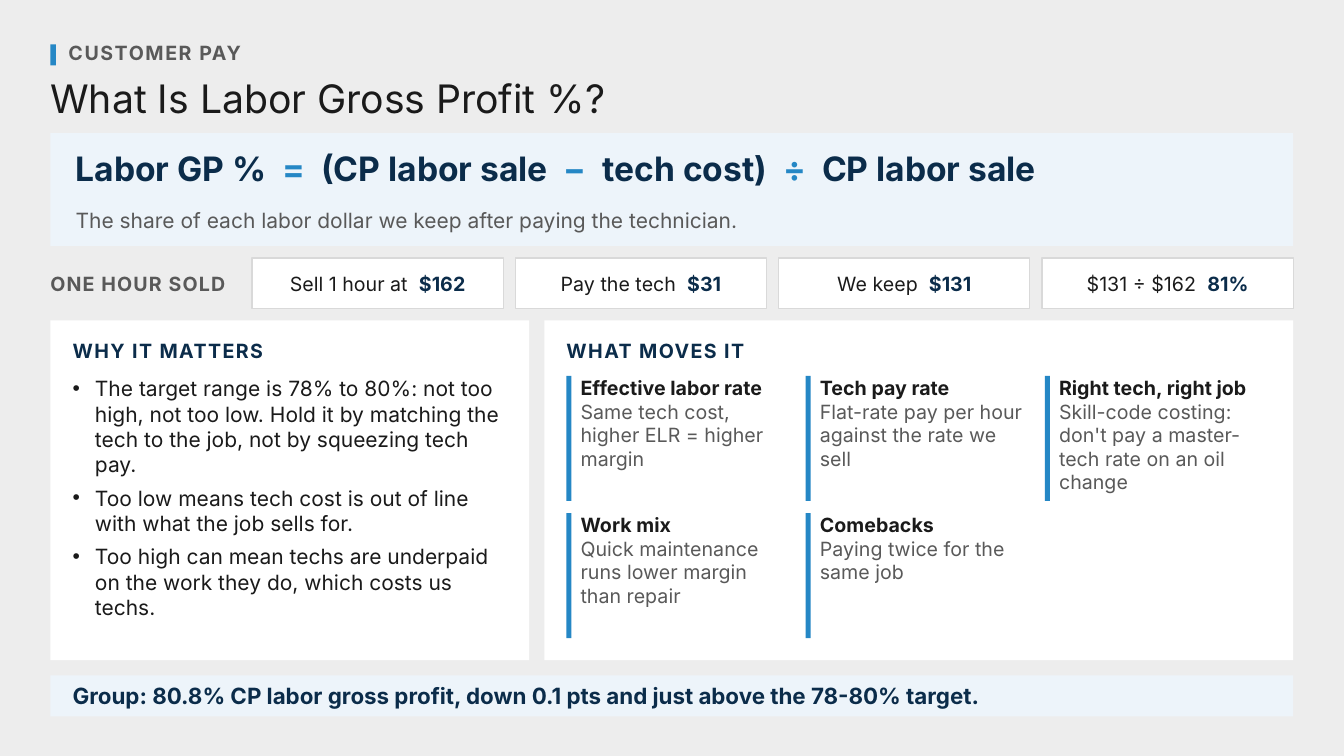
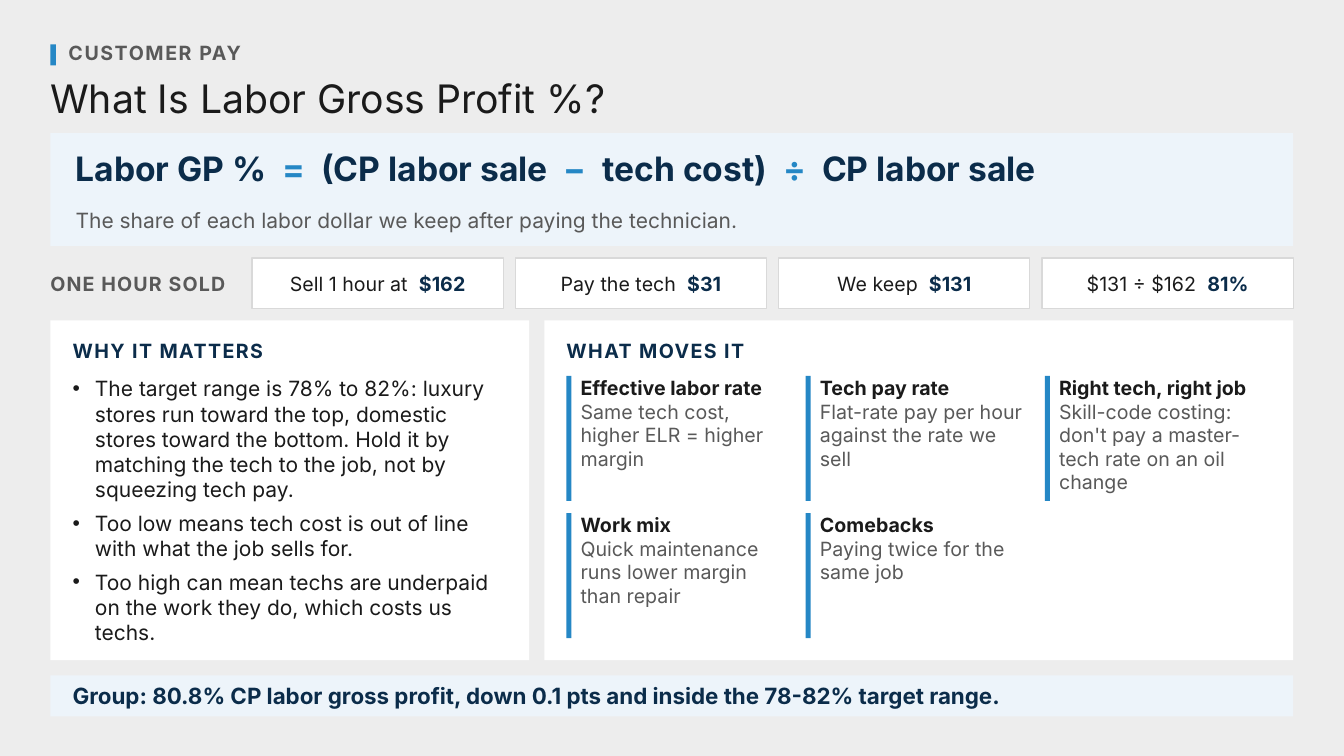
Before and after one commit to Ndresner/Noah, a slide deck: slide 75 of day2-deck/decks/Fixed Ops - Day 2 Example Test Deck.pptx (slide 73 before the commit). Drawn at 1344x756 pixels with LibreOffice and Linux fonts; fonts in the diff are those of the drawing. Boxes give left, top, right and bottom in pixels: in the first picture for what was removed or moved away, otherwise in the second. Text is boxed around its words. In the diff, an @@ line names an element or a change of style, - is before the commit and + after.

```diff
--- a/day2-deck/decks/Fixed Ops - Day 2 Example Test Deck.pptx
+++ b/day2-deck/decks/Fixed Ops - Day 2 Example Test Deck.pptx
@@ text at [95, 380, 484, 502]: text changed @@
-• The target range is 78% to 80%: not too high, not too low. Hold it by matching the tech to the job, not by squeezing tech pay.
+• The target range is 78% to 82%: luxury stores run toward the top, domestic stores toward the bottom. Hold it by matching the tech to the job, not by squeezing tech pay.
@@ text at [73, 687, 1000, 709]: text changed @@
-Group: 80.8% CP labor gross profit, down 0.1 pts and just above the 78-80% target.
+Group: 80.8% CP labor gross profit, down 0.1 pts and inside the 78-82% target range.
```
Also in this commit, not shown: 20 other slides changed, 5 slides added, 10 slides removed, 48 other files.
